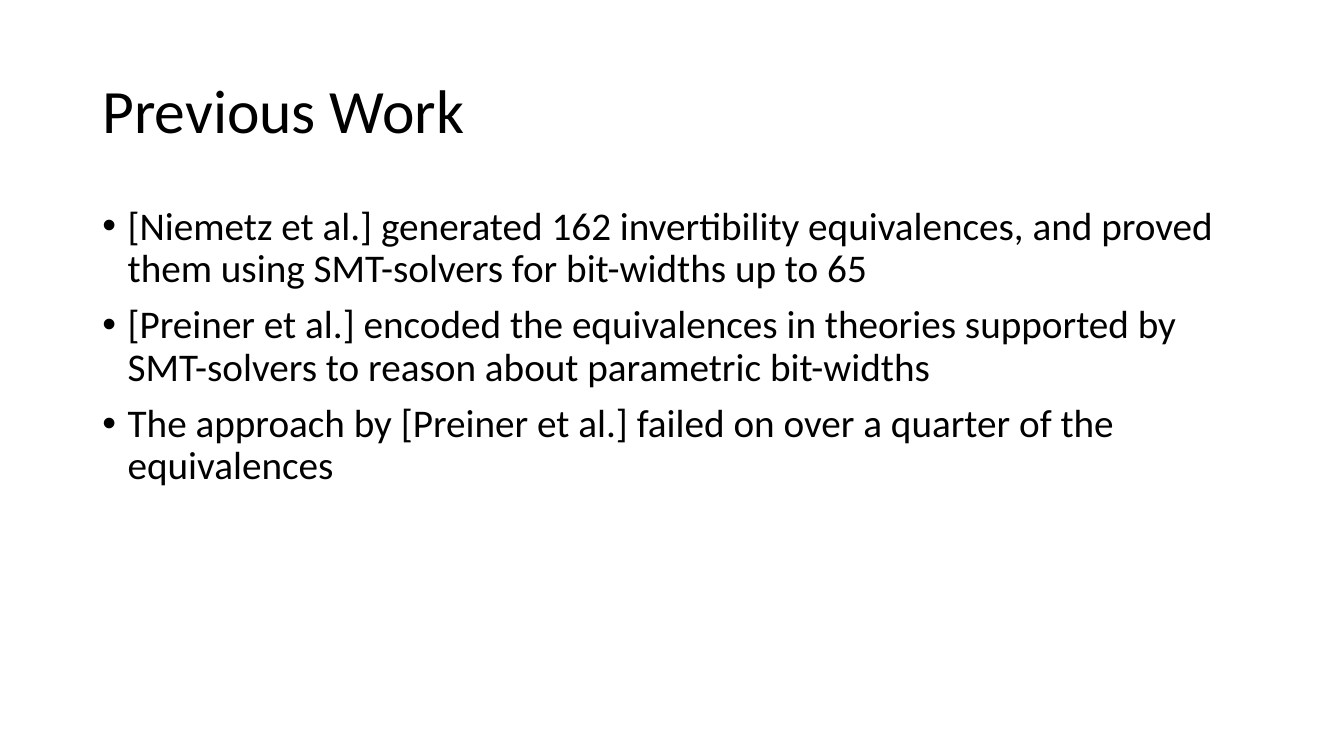
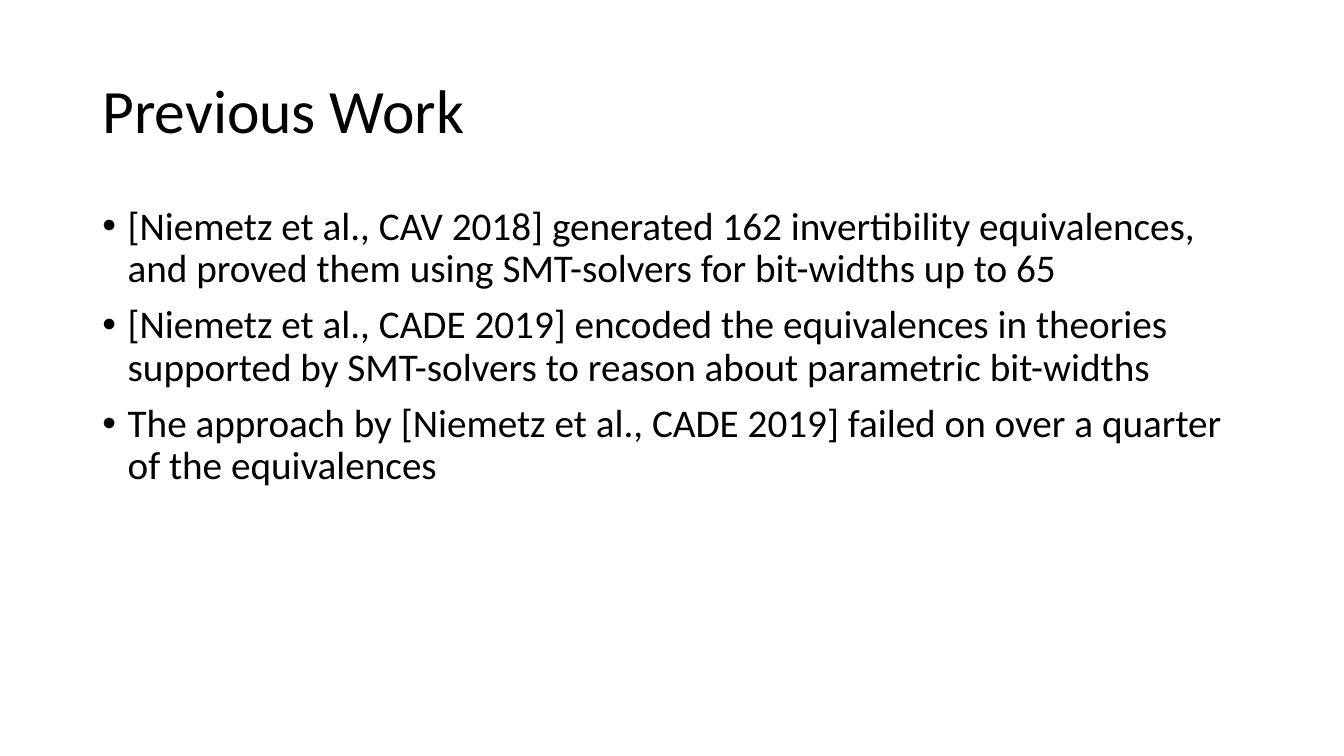
Before and after one commit to arjunvish/pxtp2019presentation, a slide deck: slide 7 of Presentation.pptx. Drawn at 1344x756 pixels with LibreOffice and Linux fonts; fonts in the diff are those of the drawing. Boxes give left, top, right and bottom in pixels: in the first picture for what was removed or moved away, otherwise in the second. Text is boxed around its words. In the diff, an @@ line names an element or a change of style, - is before the commit and + after.

```diff
--- a/Presentation.pptx
+++ b/Presentation.pptx
@@ text at <box>128,211,1221,486</box>: text changed @@
-• [Niemetz et al.] generated 162 invertibility equivalences, and proved them using SMT-solvers for bit-widths up to 65
-• [Preiner et al.] encoded the equivalences in theories supported by SMT-solvers to reason about parametric bit-widths
-• The approach by [Preiner et al.] failed on over a quarter of the equivalences
+• [Niemetz et al., CAV 2018] generated 162 invertibility equivalences, and proved them using SMT-solvers for bit-widths up to 65
+• [Niemetz et al., CADE 2019] encoded the equivalences in theories supported by SMT-solvers to reason about parametric bit-widths
+• The approach by [Niemetz et al., CADE 2019] failed on over a quarter of the equivalences
```
Also in this commit, not shown: 13 other slides changed.
